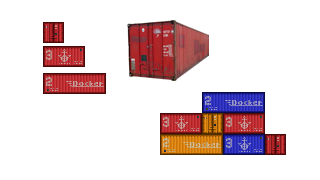
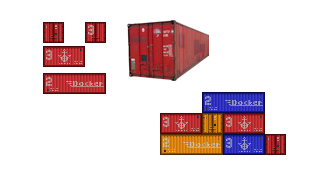
Comparing the layer stacks of the two 320x180 images. Changes:
added group "1x1 (Front) Alternativ" with 3 layers above "1x1 (Front)" over [85, 22, 106, 43]
added layer "Ebene 4" in group "1x1 (Front) Alternativ" over [88, 25, 94, 35]
added layer "Base Kopie" in group "1x1 (Front) Alternativ" over [85, 22, 106, 43]
